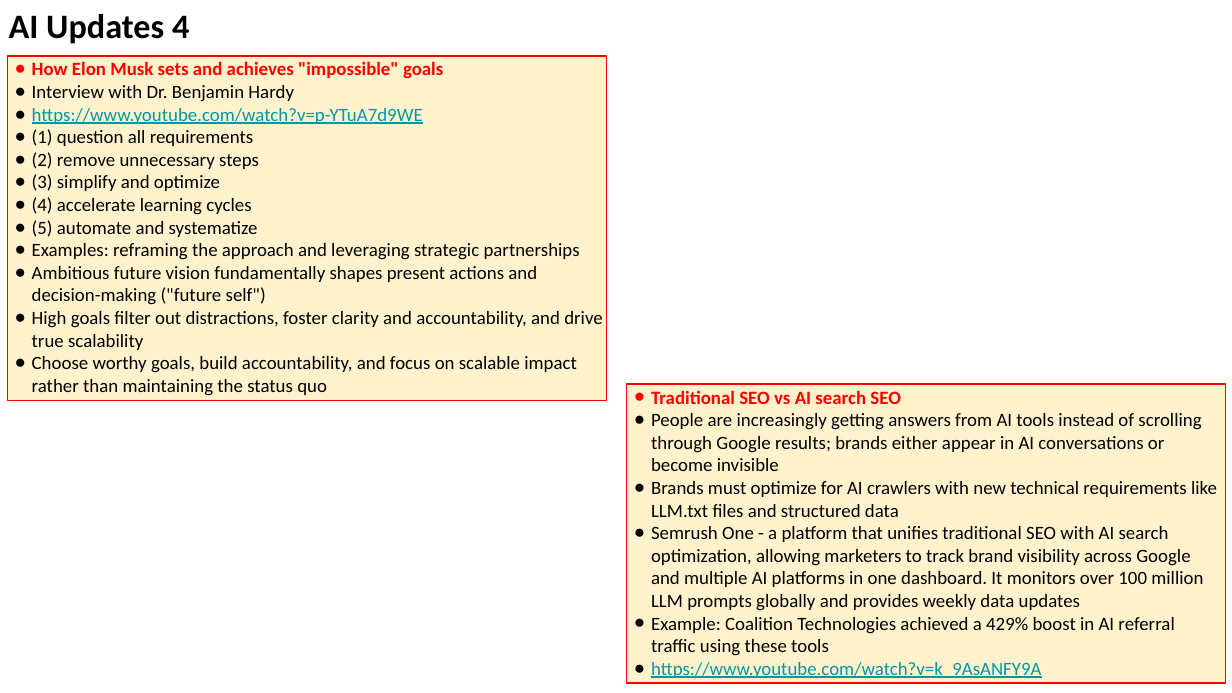
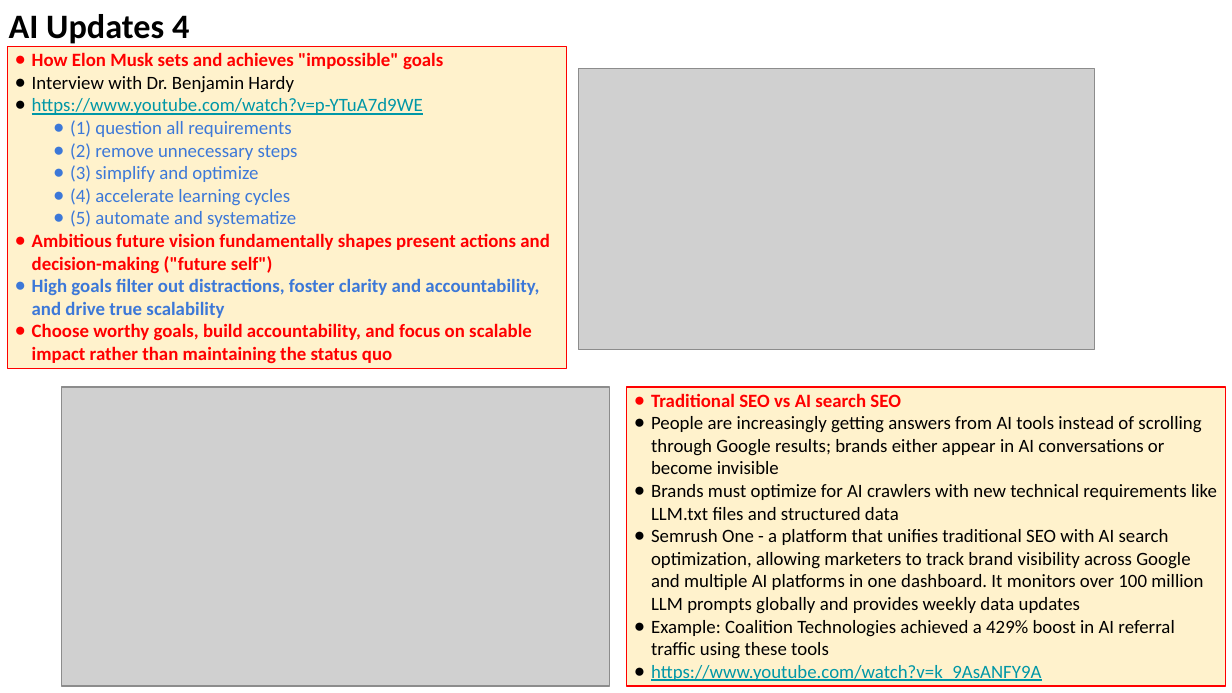
Before and after one commit to lselector/seminar, a slide deck: slide 7 of 2025/2025-12-05-AI-Updates.pptx. Drawn at 1232x693 pixels with LibreOffice and Linux fonts; fonts in the diff are those of the drawing; grey boxes stand for pictures. Boxes give left, top, right and bottom in pixels: in the first picture for what was removed or moved away, otherwise in the second. Text is boxed around its words. In the diff, an @@ line names an element or a change of style, - is before the commit and + after.

```diff
--- a/2025/2025-12-05-AI-Updates.pptx
+++ b/2025/2025-12-05-AI-Updates.pptx
@@ rectangle "How Elon Musk sets and ...": place and size @@
-rectangle "How Elon Musk sets and ..." at bbox=[7, 55, 606, 400]
+rectangle "How Elon Musk sets and ..." at bbox=[7, 47, 567, 368]
@@ picture added at bbox=[578, 68, 1094, 350] @@
@@ text in rectangle at bbox=[32, 120, 550, 363]: text colour #000000 to #3C78D8 in "(1) question all requirements", "(2) remove unnecessary steps", "(3) simplify and optimize", "(4) accelerate learning cycles" and 2 more places; text colour #000000 to #FF0000 in "Ambitious future vision fundamentally shapes present actions ...", "Choose worthy goals, build accountability, and focus ..."; bold on in "Ambitious future vision fundamentally shapes present actions ...", "High goals filter out distractions, foster clarity ...", "Choose worthy goals, build accountability, and focus ..."; indent changed; bullet colour #000000 to #3C78D8; bullet colour #000000 to #FF0000 @@
@@ text in rectangle at bbox=[32, 243, 580, 260]: paragraph removed @@
-● Examples: reframing the approach and leveraging strategic partnerships
@@ picture added at bbox=[62, 387, 610, 686] @@
```
Also in this commit, not shown: 6 other slides changed, 2 slides added.
